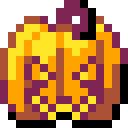
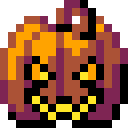
Two versions of the same layered image (w=128, h=128). Layer-by-layer changes:
added layer "Layer 18" above "Layer 17" over [8, 8, 120, 120]
